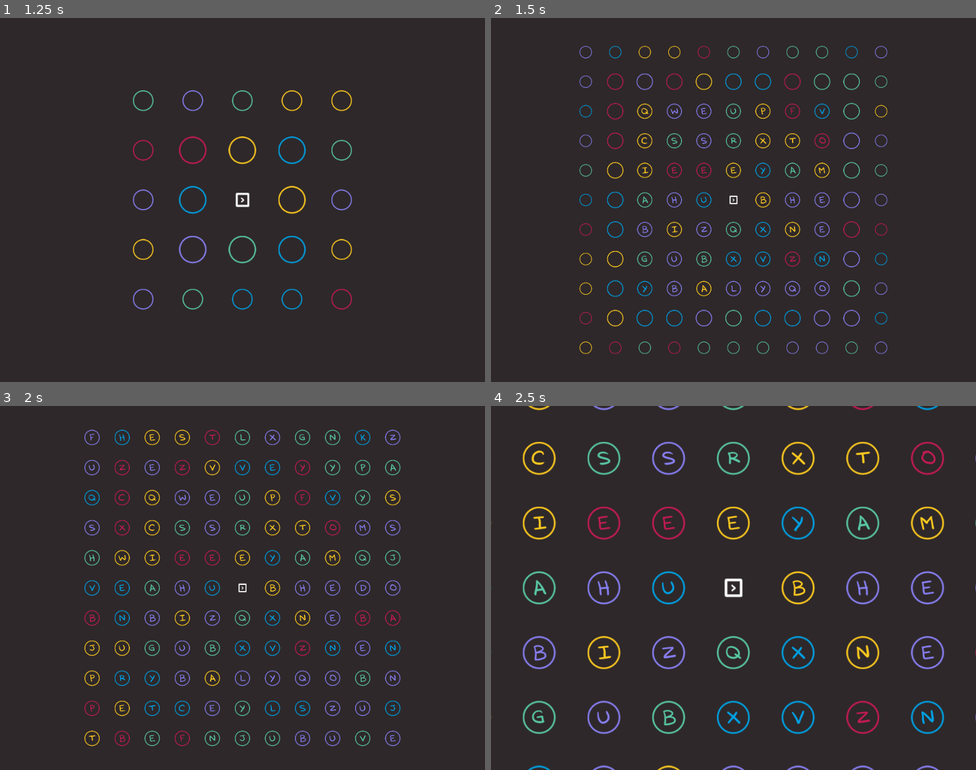
Above: before the commit, frames 1-4 (two rows, left to right).
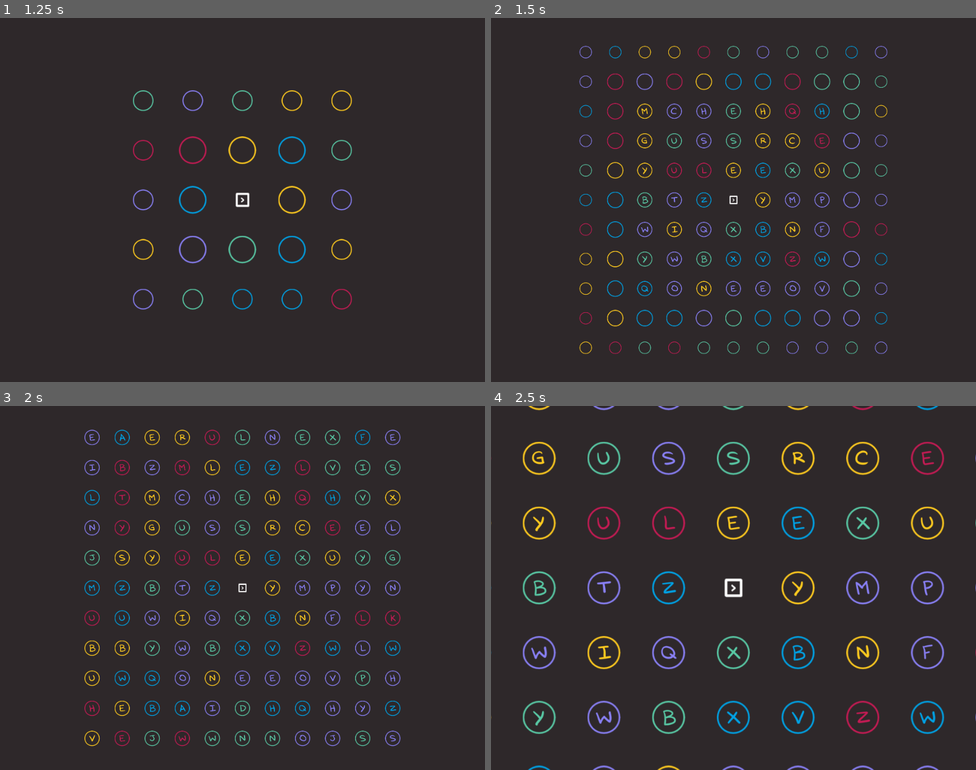
Above: after the commit, the same moments.

Repository: gontzalve/SSLS
Game: Godot game, scene res://scenes/game/main/main.tscn
The game is run twice, just before and just after one commit, with the same random seed, the same clock (stepped at 60 frames per second) and the same inputs.
Inputs (mouse positions are in pixels of both pictures, inside the frame that each line leads up to):
- Up to frame 1 (1.25 s): tap Enter at 0.5 s; move the mouse to (349, 181) at 0.52 s; hold D (move_right) from 0.53 s (still down); click (349, 181) at 0.6 s
- Up to frame 2 (1.5 s): move the mouse to (636, 218) at 1.27 s; release D (move_right) at 1.28 s; hold S (move_down) from 1.28 s (still down); tap Mouse wheel up (zoom_in) at 1.35 s
- Up to frame 3 (2 s): keep holding S (move_down)
- Up to frame 4 (2.5 s): tap Space at 2 s; move the mouse to (782, 507) at 2.02 s; release S (move_down) at 2.03 s; hold D (move_right) from 2.03 s (still down); tap Mouse wheel down (zoom_out) at 2.1 s

Frame 1 is identical in both runs. In frame 2, 0.6% of the frame differs, in the area x 30-70%, y 24-76%; in frame 3, 1.6%, in the area x 18-82%, y 7-93%; in frame 4, 1.6%.

Commit message:
Create SimpleTween class

Diff:
--- a/data/word_levels/word_levels.tres
+++ b/data/word_levels/word_levels.tres
@@ -4,5 +4,5 @@
 
 [resource]
 script = ExtResource("1_n0jam")
-words = Array[String](["WHATCHAMACALLIT", "HOUSE", "PIDGEON", "SCHOOL", "XANAX", "WYVERN", "DOOHICKEY", "SNOLLYGOSTER", "EXPERGEFACTOR", "WHATCHAMACALLIT"])
+words = Array[String](["CAT", "HOUSE", "PIDGEON", "SCHOOL", "XANAX", "WYVERN", "DOOHICKEY", "SNOLLYGOSTER", "EXPERGEFACTOR", "WHATCHAMACALLIT"])
 durations = Array[float]([10.0, 15.0, 15.0, 20.0, 20.0, 20.0, 30.0, 40.0, 45.0, 60.0])
--- a/project.godot
+++ b/project.godot
@@ -21,6 +21,7 @@
 Overlord="*res://scenes/global/overlord.tscn"
 AudioController="*res://scenes/global/audio_controller.tscn"
 ColorPalette="*res://scenes/global/color_palette.tscn"
+TweenHelper="*res://scenes/global/tweening/tween_helper.gd"
 
 [display]
 
--- a/scenes/game/camera/camera_zoom.gd
+++ b/scenes/game/camera/camera_zoom.gd
@@ -114,12 +114,10 @@
 
 
 func _tween_camera_zoom(zoom_level: float, duration: float) -> void:
-	var tween: Tween = create_tween()
-	var tweener: PropertyTweener
-	tweener = tween.tween_property(camera2D, "zoom", Vector2.ONE * zoom_level, duration)
-	tweener.set_trans(Tween.TRANS_BACK)
-	tweener.set_ease(Tween.EASE_OUT)
-	tween.tween_callback(_on_tween_ended)
+	var tween: SimpleTween = TweenHelper.create(camera2D)
+	tween.to_property_value("zoom", Vector2.ONE * zoom_level, duration)
+	tween.set_easing(Tween.TRANS_BACK, Tween.EASE_OUT)
+	tween.set_callback(_on_tween_ended)
 
 
 func _on_tween_ended():
--- a/scenes/game/letter/letter.gd
+++ b/scenes/game/letter/letter.gd
@@ -1,6 +1,6 @@
 extends CharacterBody2D
 
-signal dead(assigned_char: String)
+signal dead(letter_node: Node2D)
 
 @export var letter_textures_data: Resource
 @export var force_magnitude: float
@@ -31,12 +31,8 @@
 
 
 func _tween_up_scale() -> void:
-	var tween: Tween = create_tween()
-	var tweener: PropertyTweener
-	tweener = tween.tween_property(self, "scale", Vector2.ONE, 0.2)
-	tweener.set_trans(Tween.TRANS_BACK)
-	tweener.set_ease(Tween.EASE_OUT)
-	tween.tween_callback(_on_appeared)
+	var simple_tween: SimpleTween = TweenHelper.create(self).to_scale_f(1, 0.2)
+	simple_tween.set_easing(Tween.TRANS_BACK, Tween.EASE_OUT).set_callback(_on_appeared)
 
 
 func _on_appeared() -> void:
@@ -77,10 +73,8 @@
 
 
 func on_bullet_collision(push_velocity: Vector2) -> void:
-	current_health -= 1
 	_receive_push(push_velocity)
-	_execute_flash_sequence()
-	_check_for_death()
+	_receive_damage(1)
 
 
 func _receive_push(push_velocity: Vector2) -> void:
@@ -91,39 +85,43 @@
 		velocity = next_velocity.normalized() * MAX_SPEED
 
 
+func _receive_damage(damage: int) -> void:
+	current_health -= damage
+	if current_health > 0:
+		_execute_flash_sequence()
+	else:
+		_on_death()
+
+
 func _execute_flash_sequence() -> void:
 	_set_color(Color.WHITE)
 	await get_tree().create_timer(0.2).timeout
 	_set_color(assigned_color)
 
 
-func _check_for_death() -> void:
-	if current_health > 0:
-		return
-	_on_death()
-
-
 func _on_death() -> void:
 	is_dead = true
-	dead.emit(assigned_letter_char)
+	dead.emit(self)
 	set_process(false)
 	velocity = Vector2.ZERO
-	_disappear()
 	$CollisionShape2D.set_deferred("disabled", true)
 
 
-func _disappear() -> void:
-	$LetterSprite.visible = false
-	_tween_down_scale()
+func disappear_as_correct_letter() -> void:
+	var outline_tween: SimpleTween = TweenHelper.create($Outline)
+	outline_tween.to_scale_f(0, 0.3).set_easing(Tween.TRANS_BACK, Tween.EASE_IN)
+	var letter_tween: SimpleTween = TweenHelper.create($LetterSprite)
+	letter_tween.to_alpha(0, 0.5).set_easing(Tween.TRANS_CUBIC, Tween.EASE_IN)
+	letter_tween.parallel().to_position(Vector2.UP * 20, 0.5).set_easing(Tween.TRANS_CUBIC, Tween.EASE_IN)
+	letter_tween.parallel().to_scale_f(1.5, 0.5).set_easing(Tween.TRANS_CUBIC, Tween.EASE_IN)
+	await letter_tween.finished
+	_on_disappeared()
 
 
-func _tween_down_scale() -> void:
-	var tween: Tween = create_tween()
-	var tweener: PropertyTweener
-	tweener = tween.tween_property(self, "scale", Vector2.ZERO, 0.3)
-	tweener.set_trans(Tween.TRANS_BACK)
-	tweener.set_ease(Tween.EASE_IN)
-	tween.tween_callback(_on_disappeared)
+func disappear_as_incorrect_letter() -> void:
+	$LetterSprite.visible = false
+	var tween: SimpleTween = TweenHelper.create(self).to_scale_f(0, 0.3)
+	tween.set_easing(Tween.TRANS_BACK, Tween.EASE_IN).set_callback(_on_disappeared)
 
 
 func _on_disappeared() -> void:
--- a/scenes/game/letter/letter.tscn
+++ b/scenes/game/letter/letter.tscn
@@ -23,12 +23,12 @@
 scale = Vector2(1.05, 1.05)
 texture = ExtResource("5_rlcbu")
 
+[node name="Outline" type="Sprite2D" parent="."]
+texture = ExtResource("5_qugxa")
+
 [node name="LetterSprite" type="Sprite2D" parent="."]
 scale = Vector2(0.75, 0.75)
 texture = ExtResource("4_5eqql")
-
-[node name="Outline" type="Sprite2D" parent="."]
-texture = ExtResource("5_qugxa")
 
 [node name="CollisionShape2D" type="CollisionShape2D" parent="."]
 shape = SubResource("CircleShape2D_pp8vm")
--- a/scenes/game/levels/level_controller.gd
+++ b/scenes/game/levels/level_controller.gd
@@ -50,11 +50,15 @@
 	level_created.emit()
 
 
-func on_letter_dead(assigned_char: String) -> void:
+func on_letter_dead(letter_node: Node2D) -> void:
+	var assigned_char: String = letter_node.assigned_letter_char
 	var letter_index: int = remaining_letters.find(assigned_char)
-	if letter_index >= 0:
-		remaining_letters[letter_index] = "*"
-		remaining_letters_count -= 1
+	if letter_index < 0:
+		letter_node.disappear_as_incorrect_letter()
+		return
+	remaining_letters[letter_index] = "*"
+	letter_node.disappear_as_correct_letter()
 	letter_dead.emit(assigned_char, letter_index)
+	remaining_letters_count -= 1
 	if remaining_letters_count == 0:
 		level_completed.emit()
--- a/scenes/game/player/player.gd
+++ b/scenes/game/player/player.gd
@@ -51,12 +51,8 @@
 
 
 func _tween_up_scale() -> void:
-	var tween: Tween = create_tween()
-	var tweener: PropertyTweener
-	tweener = tween.tween_property(self, "scale", Vector2.ONE, 0.2)
-	tweener.set_trans(Tween.TRANS_BACK)
-	tweener.set_ease(Tween.EASE_OUT)
-	tween.tween_callback(_on_appeared)
+	var tween: SimpleTween = TweenHelper.create(self).to_scale_f(1, 0.2)
+	tween.set_easing(Tween.TRANS_BACK, Tween.EASE_OUT).set_callback(_on_appeared)
 
 
 func _on_appeared() -> void:
@@ -118,9 +114,9 @@
 
 
 func _tween_player_arrow() -> void:
-	var tween: Tween = create_tween()
-	tween.tween_property($PlayerArrowSprite, "position", Vector2.LEFT * 3, 0.15).set_trans(Tween.TRANS_BACK).set_ease(Tween.EASE_OUT)
-	tween.tween_property($PlayerArrowSprite, "position", Vector2.ZERO, 0.15).set_trans(Tween.TRANS_BACK).set_ease(Tween.EASE_OUT)
+	var tween: SimpleTween = TweenHelper.create($PlayerArrowSprite)
+	tween.to_position(Vector2.LEFT * 3, 0.15).set_easing(Tween.TRANS_BACK, Tween.EASE_OUT)
+	tween.to_position(Vector2.ZERO, 0.15).set_easing(Tween.TRANS_BACK, Tween.EASE_OUT)
 
 
 func _check_rotation() -> void:
--- a/scenes/game/ui/letter_ui.tscn
+++ b/scenes/game/ui/letter_ui.tscn
@@ -3,8 +3,9 @@
 [ext_resource type="LabelSettings" uid="uid://daoa6o144ot4u" path="res://themes/label_settings.tres" id="1_pvymt"]
 
 [node name="LetterUILabel" type="Label"]
-offset_right = 48.0
+offset_right = 26.0
 offset_bottom = 60.0
+pivot_offset = Vector2(13, 30)
 text = "C"
 label_settings = ExtResource("1_pvymt")
 horizontal_alignment = 1
--- a/scenes/game/ui/ui_controller.gd
+++ b/scenes/game/ui/ui_controller.gd
@@ -43,9 +43,9 @@
 
 
 func _tween_countdown_text() -> void:
-	var tween: Tween = create_tween()
-	tween.tween_property(%CountdownLabel, "scale", Vector2.ONE * 1.3, 0.15).set_trans(Tween.TRANS_BACK).set_ease(Tween.EASE_OUT)
-	tween.tween_property(%CountdownLabel, "scale", Vector2.ONE, 0.15).set_trans(Tween.TRANS_BACK).set_ease(Tween.EASE_OUT)
+	var tween: SimpleTween = TweenHelper.create(%CountdownLabel)
+	tween.to_scale_f(1.3, 0.15).set_easing(Tween.TRANS_BACK, Tween.EASE_OUT)
+	tween.to_scale_f(1, 0.15).set_easing(Tween.TRANS_BACK, Tween.EASE_OUT)
 
 
 func set_level_info(word: String, duration: float) -> void:
@@ -75,8 +75,11 @@
 
 
 func resolve_letter(letter_index: int) -> void:
-	letter_ui_node_array[letter_index].font_color = Color.RED
-	pass
+	var letter_ui_node = letter_ui_node_array[letter_index]
+	letter_ui_node.label_settings.font_color = ColorPalette.GREEN
+	var tween: SimpleTween = TweenHelper.create(letter_ui_node)
+	tween.to_scale_f(1.5, 0.15).set_easing(Tween.TRANS_BACK, Tween.EASE_OUT)
+	tween.to_scale_f(1, 0.15).set_easing(Tween.TRANS_BACK, Tween.EASE_OUT)
 
 
 func update_timer(time_left: float) -> void:
--- /dev/null
+++ b/scenes/global/tweening/simple_tween.gd
@@ -0,0 +1,71 @@
+extends Object
+
+class_name  SimpleTween
+
+signal finished
+
+var node: Node
+var tween: Tween
+var tweener_dictionary = {}
+var current_property: String
+
+
+func _init(node_to_tween: Node) -> void:
+	node = node_to_tween
+	tween = node.create_tween()
+	tween.finished.connect(_on_tween_finished)
+
+
+func to_position(target_position: Vector2, duration: float) -> SimpleTween:
+	current_property = "position"
+	var tweener: PropertyTweener = tween.tween_property(node, current_property, target_position, duration)
+	tweener_dictionary[current_property] = tweener
+	return self
+
+
+func to_scale_f(target_scale: float, duration: float) -> SimpleTween:
+	return to_scale_v(Vector2.ONE * target_scale, duration)
+
+
+func to_scale_v(target_scale: Vector2, duration: float) -> SimpleTween:
+	current_property = "scale"
+	var tweener: PropertyTweener = tween.tween_property(node, current_property, target_scale, duration)
+	tweener_dictionary[current_property] = tweener
+	return self
+
+
+func to_alpha(target_alpha: float, duration: float, include_children: bool = true) -> SimpleTween:
+	current_property = "modulate" if include_children else "self_modulate"
+	var target_color: Color = node.modulate if include_children else node.self_modulate
+	target_color.a = target_alpha
+	var tweener: PropertyTweener = tween.tween_property(node, current_property, target_color, duration)
+	tweener_dictionary[current_property] = tweener
+	return self
+
+
+func to_property_value(property_name: String, target_value: Variant, duration: float) -> SimpleTween:
+	if property_name not in node:
+		return self
+	current_property = property_name
+	var tweener: PropertyTweener = tween.tween_property(node, current_property, target_value, duration)
+	tweener_dictionary[current_property] = tweener
+	return self
+
+
+func set_easing(transition_type: int, easing_type) -> SimpleTween:
+	tweener_dictionary[current_property].set_trans(transition_type).set_ease(easing_type)
+	return self
+
+
+func parallel() -> SimpleTween:
+	tween.parallel()
+	return self
+
+
+func set_callback(callback: Callable) -> SimpleTween:
+	tween.tween_callback(callback)
+	return self
+
+
+func _on_tween_finished() -> void:
+	finished.emit()
--- /dev/null
+++ b/scenes/global/tweening/tween_helper.gd
@@ -0,0 +1,6 @@
+extends Node
+
+
+func create(node: Node) -> SimpleTween:
+	var simple_tween: SimpleTween = SimpleTween.new(node)
+	return simple_tween
--- a/scenes/splash/splash_sequencer.gd
+++ b/scenes/splash/splash_sequencer.gd
@@ -88,19 +88,13 @@
 
 
 func _tween_node_scale(node: Node, new_scale: float, easing: int) -> void:
-	var tween: Tween = create_tween()
-	var tweener: PropertyTweener
-	tweener = tween.tween_property(node, "scale", Vector2.ONE * new_scale, 0.4)
-	tweener.set_trans(Tween.TRANS_BACK)
-	tweener.set_ease(easing)
+	var tween: SimpleTween = TweenHelper.create(node).to_scale_f(new_scale, 0.4)
+	tween.set_easing(Tween.TRANS_BACK, easing)
 
 
 func _tween_logo_letters(new_position: Vector2, easing: int) -> void:
-	var tween: Tween = create_tween()
-	var tweener: PropertyTweener
-	tweener = tween.tween_property(godot_letter_container, "position", new_position, 0.4)
-	tweener.set_trans(Tween.TRANS_BACK)
-	tweener.set_ease(easing)
+	var tween: SimpleTween = TweenHelper.create(godot_letter_container).to_position(new_position, 0.4)
+	tween.set_easing(Tween.TRANS_BACK, easing)
 
 
 func _set_splash_color(color: Color) -> void:
